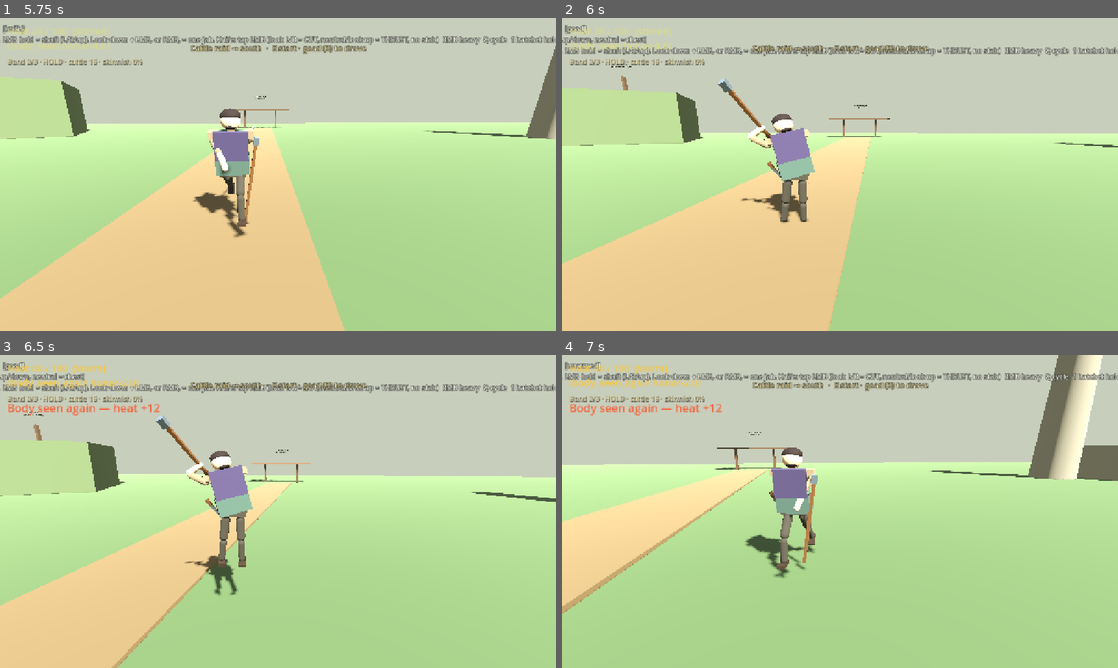
Above: before the commit, frames 1-4 (two rows, left to right).
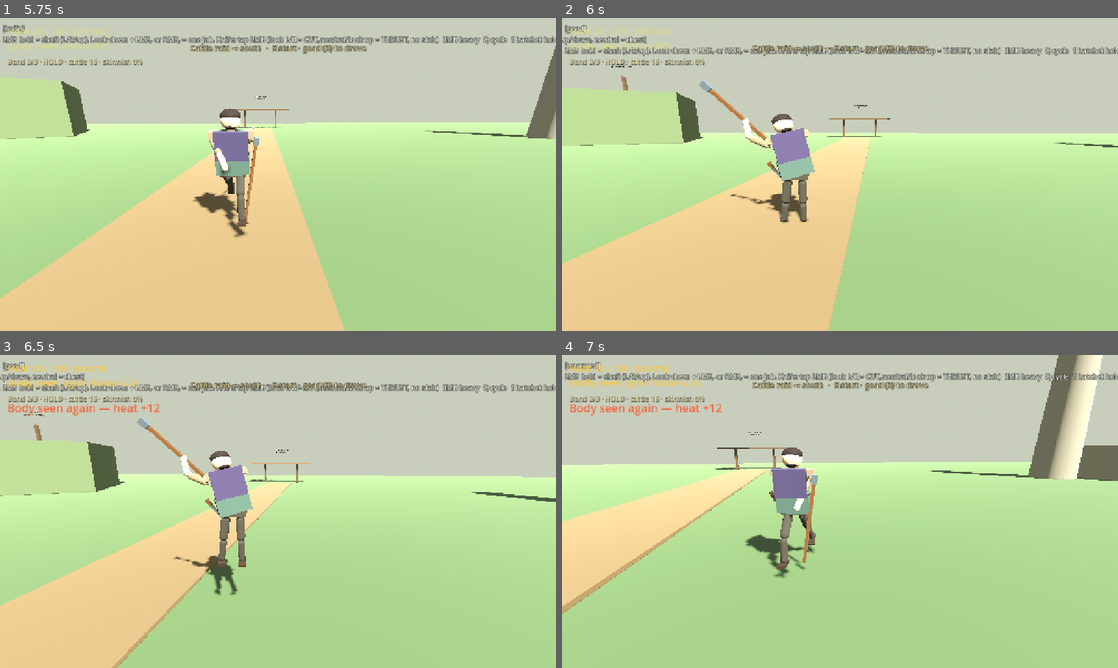
Above: after the commit, the same moments.

Repository: fortins4/devPlayground
Game: Godot game, scene res://scenes/main/main.tscn
Two runs of this game, one before a commit and one after it. Both use one fixed random seed, a clock stepped at 60 frames per second and the inputs below.
Inputs (mouse positions are in pixels of both pictures, inside the frame that each line leads up to):
- Up to frame 1 (5.75 s): tap Enter at 0.5 s; move the mouse to (305, 174) at 0.52 s; hold Right mouse button (attack_heavy) 0.53-1.28 s; hold W (move_forward) from 0.53 s (still down); click (305, 174) at 0.67 s; tap Space (jump) at 0.77, 1.52, 3.02, 3.77, 4.52 s; move the mouse to (250, 174) at 1.27 s; click (250, 174) at 1.35 s; move the mouse to (289, 168) at 2.02 s; hold H (band_toggle) 2.03-2.78 s; move the mouse to (272, 180) at 2.77 s; tap Ctrl (crouch) at 2.85 s; click (272, 180) at 2.92 s; move the mouse to (316, 177) at 3.52 s; hold Q (cycle_weapon) 3.53-4.28 s; move the mouse to (233, 171) at 4.27 s; tap E (interact) at 4.35 s; move the mouse to (283, 174) at 5.02 s; hold Shift (sprint) from 5.03 s (still down); click (283, 174) at 5.17 s
- Up to frame 2 (6 s): move the mouse to (817, 168) at 5.77 s; release W (move_forward) at 5.78 s; release Shift (sprint) at 5.78 s; hold D (move_right) from 5.78 s (still down); tap 3 (weapon_goad) at 5.85 s
- Up to frame 3 (6.5 s): keep holding D (move_right); tap Space (jump) at 6.02 s
- Up to frame 4 (7 s): move the mouse to (867, 511) at 6.52 s; release D (move_right) at 6.53 s; hold W (move_forward) from 6.53 s (still down); hold 1 (weapon_hatchet) from 6.53 s (still down); tap Space (jump) at 6.77 s

Frame 1 is identical in both runs. In frame 2, 0.6% of the frame differs, in the area x 24-44%, y 19-60%; in frame 3, 0.6%; in frame 4, nothing differs.

Commit message:
feat(combat): move the left goad guard off the cheek
The short shaft was still a diagonal from the chest to the ear, so it crossed the tunic and the face. Look-left now holds it on a line outside the left ear, off the neck. Both hands stay on it. The second sync keeps that seat. Right, high, and low guards are untouched.

Diff:
--- a/systems/combat/tool_strike_poses.gd
+++ b/systems/combat/tool_strike_poses.gd
@@ -740,26 +740,37 @@
 	return weapon_visual != null
 
 
+static func _in_front_of_cheek(head: Node3D, p: Vector3) -> bool:
+	var h: Vector3 = head.to_local(p)
+	return h.z < -0.02 or h.x > -0.20
+
+
 static func _seat_left_guard_beside(loco: Object, weapon_visual: Node3D, goad: Node3D, left_arm: Node3D, left_fore: Node3D, right_arm: Node3D, right_fore: Node3D, torso: Node3D, head: Node3D) -> void:
-	# Just outside the left ear: off the neck, not across the face, not behind the skull.
-	var high: Vector3 = head.to_global(Vector3(-0.30, 0.02, 0.0))
-	# Near arm (player's left) holds the high grip. Elbow drops out so the
-	# upper arm leaves the shoulder pad and the forearm rises to the shaft.
+	# One vertical line outside the left ear. The low grip used to sit in
+	# front of the chest, so the short shaft crossed the tunic and the cheek.
+	# Both hands stay on that line. It does not cross the chest or the face.
+	var up := head.global_transform.basis.y.normalized()
+	var origin: Vector3 = head.to_global(Vector3(-0.50, -0.06, 0.0))
+	var high: Vector3 = origin + up * 0.22
+	var low: Vector3 = origin - up * 0.16
 	var l_shoulder: Vector3 = left_arm.global_position
-	var l_pole: Vector3 = l_shoulder - torso.global_transform.basis.x * 0.48 + torso.global_transform.basis.y * -0.45 + torso.global_transform.basis.z * -0.22
+	var side := -torso.global_transform.basis.x
+	var l_pole: Vector3 = l_shoulder + side * 0.55 + torso.global_transform.basis.y * -0.42 + torso.global_transform.basis.z * 0.08
 	_ik_left(loco, left_arm, left_fore, l_shoulder, l_pole, high)
+	var r_shoulder: Vector3 = right_arm.global_position
+	var r_pole: Vector3 = r_shoulder + torso.global_transform.basis.x * 0.2 + torso.global_transform.basis.y * -0.45 + torso.global_transform.basis.z * -0.15
+	_ik_right(loco, right_arm, right_fore, r_shoulder, r_pole, low)
 	var l_palm: Vector3 = left_fore.to_global(Vector3(0.0, -0.22, 0.0))
-	# Far hand holds lower, in front of the chest, so that arm bends outside
-	# the torso instead of running through it. The stick still rises to the
-	# near hand beside the ear.
-	var low: Vector3 = torso.to_global(Vector3(-0.24, 0.44, -0.20))
-	var r_shoulder: Vector3 = right_arm.global_position
-	var r_pole: Vector3 = r_shoulder + torso.global_transform.basis.x * 0.05 + torso.global_transform.basis.y * -0.05 + torso.global_transform.basis.z * -0.8
-	_ik_right(loco, right_arm, right_fore, r_shoulder, r_pole, low)
 	var r_palm: Vector3 = right_fore.to_global(Vector3(0.0, -0.22, 0.0))
+	# A hand that lands in front of the cheek does not get to drag the stick
+	# with it. A hand that is already outside the ear keeps the grip.
+	if _in_front_of_cheek(head, l_palm):
+		l_palm = high
+	if _in_front_of_cheek(head, r_palm):
+		r_palm = low
 	var axis: Vector3 = (l_palm - r_palm)
 	if axis.length() < 0.05:
-		axis = torso.global_transform.basis.y.normalized()
+		axis = up
 	else:
 		axis = axis.normalized()
 	weapon_visual.global_position = r_palm
